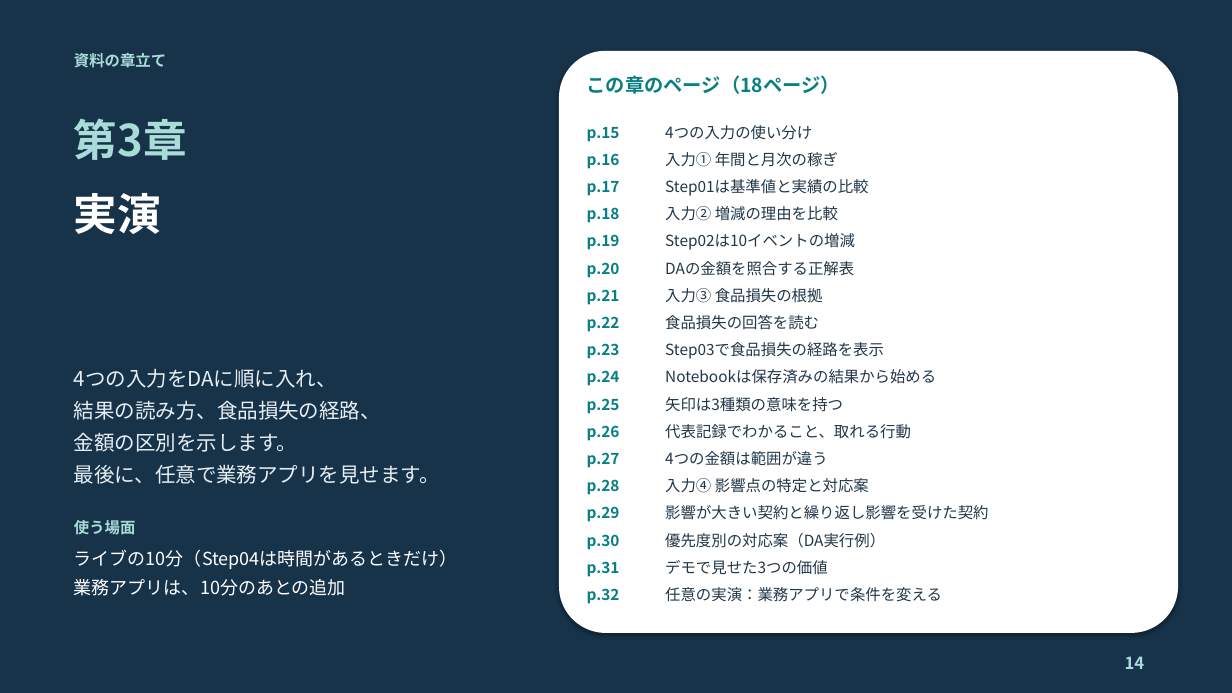
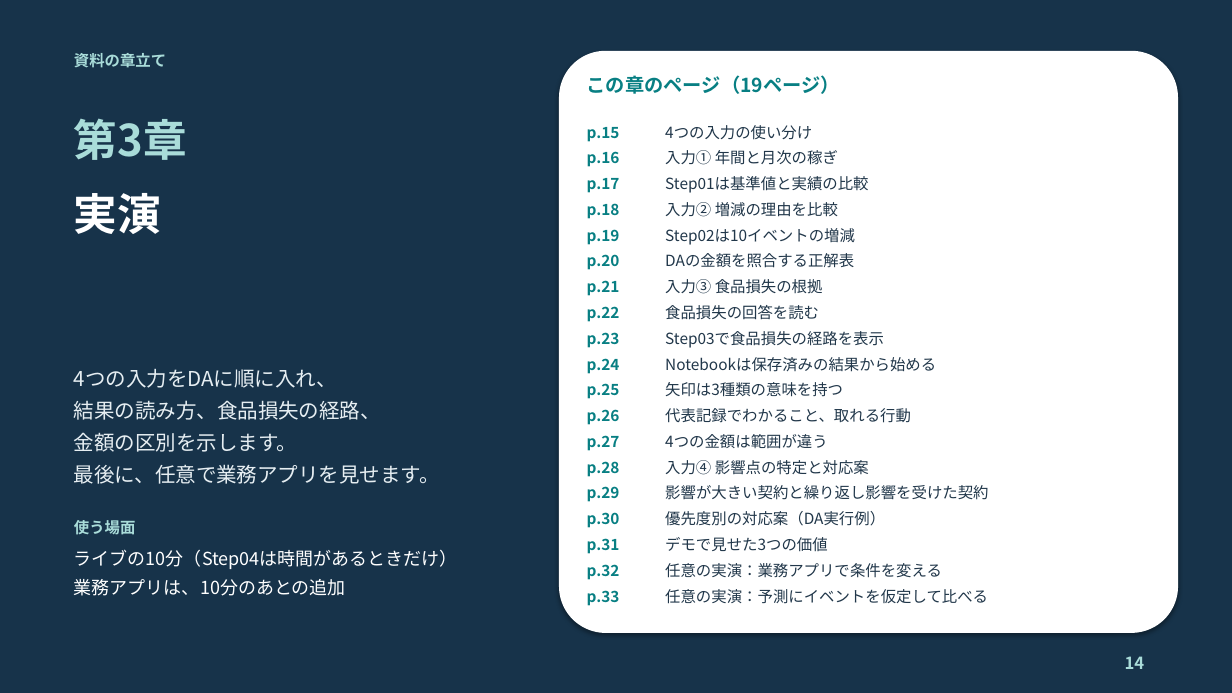
Before and after one commit to c-nova/FabricOntology_Trading, a slide deck: slide 14 of decks/TradingOntology_Demo_Presenter_Guide_JA.pptx. Drawn at 1232x693 pixels with LibreOffice and Linux fonts; fonts in the diff are those of the drawing. Boxes give left, top, right and bottom in pixels: in the first picture for what was removed or moved away, otherwise in the second. Text is boxed around its words. In the diff, an @@ line names an element or a change of style, - is before the commit and + after.

```diff
--- a/decks/TradingOntology_Demo_Presenter_Guide_JA.pptx
+++ b/decks/TradingOntology_Demo_Presenter_Guide_JA.pptx
@@ text at [587, 75, 840, 94]: text changed @@
-この章のページ（18ページ）
+この章のページ（19ページ）
@@ 4 texts: place and size @@
-4 texts at [587, 206, 855, 250]
+4 texts at [587, 202, 855, 245]
@@ 8 texts: place and size @@
-8 texts at [587, 261, 884, 359]
+8 texts at [587, 253, 884, 348]
@@ 8 texts: place and size @@
-8 texts at [587, 369, 936, 468]
+8 texts at [587, 357, 936, 451]
@@ 4 texts: place and size @@
-4 texts at [587, 478, 988, 522]
+4 texts at [587, 460, 988, 502]
@@ 6 texts: place and size @@
-6 texts at [587, 533, 942, 604]
+6 texts at [587, 511, 942, 580]
@@ text added at [587, 590, 620, 606], 12 pt, text #087F83, bold @@
+p.33
@@ text added at [665, 589, 988, 604], 12 pt, text #21374A @@
+任意の実演：予測にイベントを仮定して比べる
```
Also in this commit, not shown: 31 other slides changed, 2 slides added, 8 other files.
